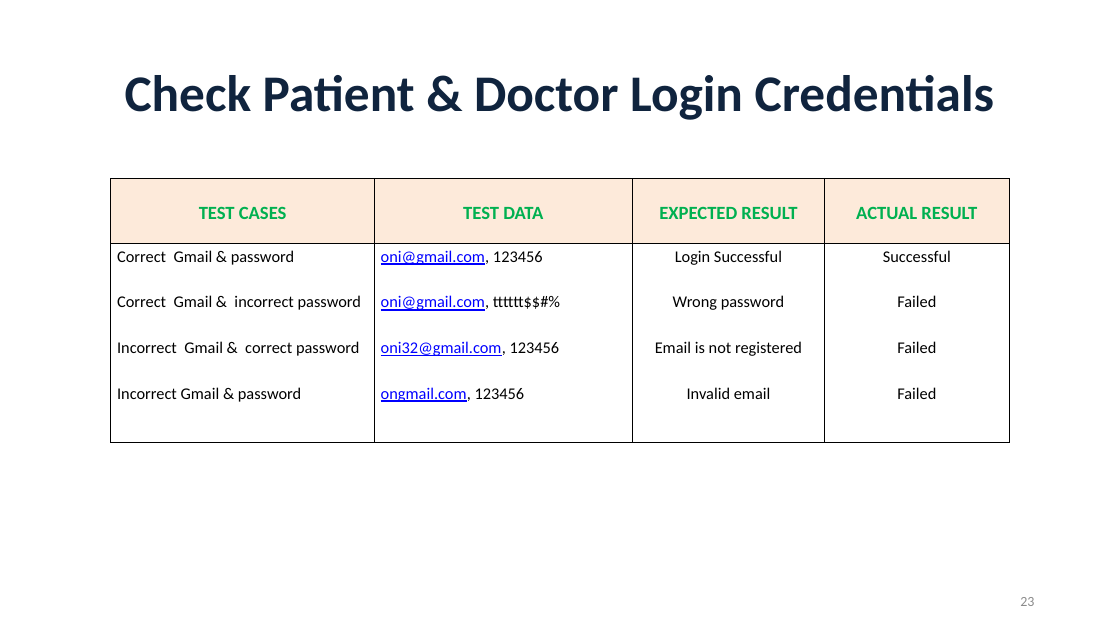
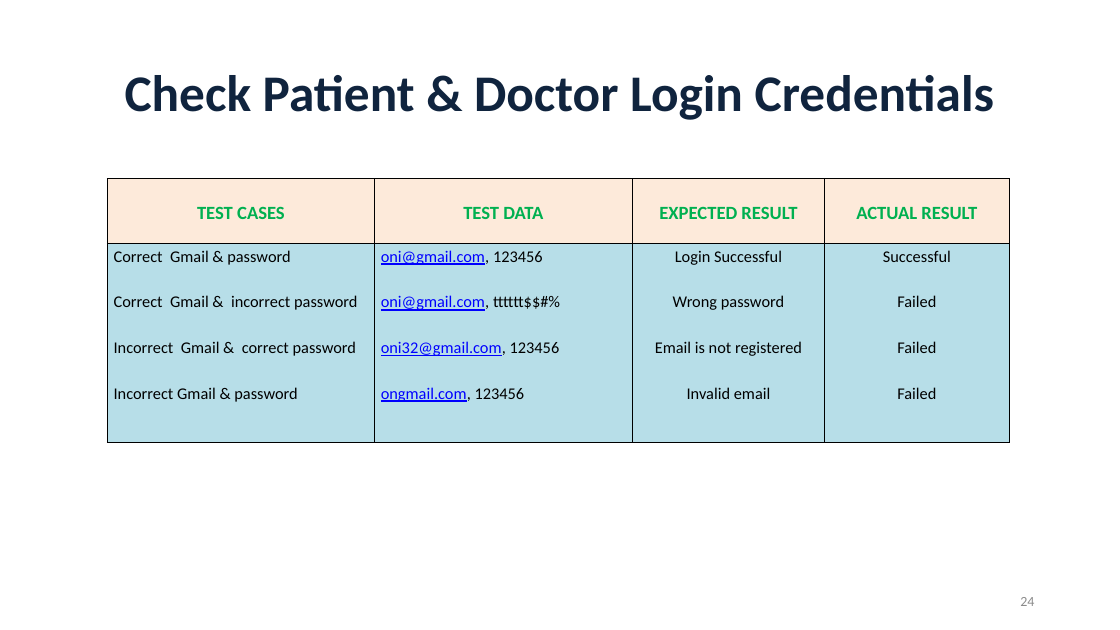
Before and after one commit to RezaulAlamOni/Project-Book-Appointment-Booking-, a slide deck: slide 24 of AppointmentSystem.pptx (slide 23 before the commit). Drawn at 1120x630 pixels with LibreOffice and Linux fonts; fonts in the diff are those of the drawing. Boxes give left, top, right and bottom in pixels: in the first picture for what was removed or moved away, otherwise in the second. Text is boxed around its words. In the diff, an @@ line names an element or a change of style, - is before the commit and + after.

Commit message:
final printed pdf cpy added and doctors database.sql added

```diff
--- a/AppointmentSystem.pptx
+++ b/AppointmentSystem.pptx
@@ table at (108,179,1009,443) @@
@@ fill none to #B7DEE8 in row 2 @@
@@ page number at (1020,597,1034,606): text changed @@
-23
+24
```
Also in this commit, not shown: 10 other slides changed, 1 slide added, 6 other files.
